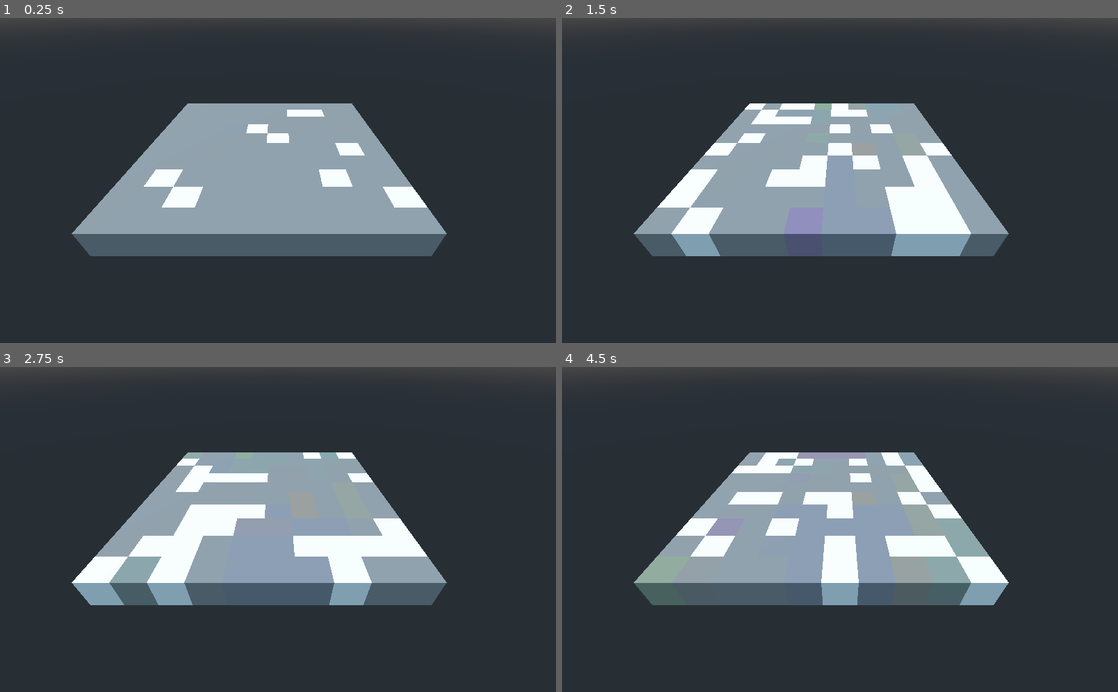
Above: before the commit, frames 1-4 (two rows, left to right).
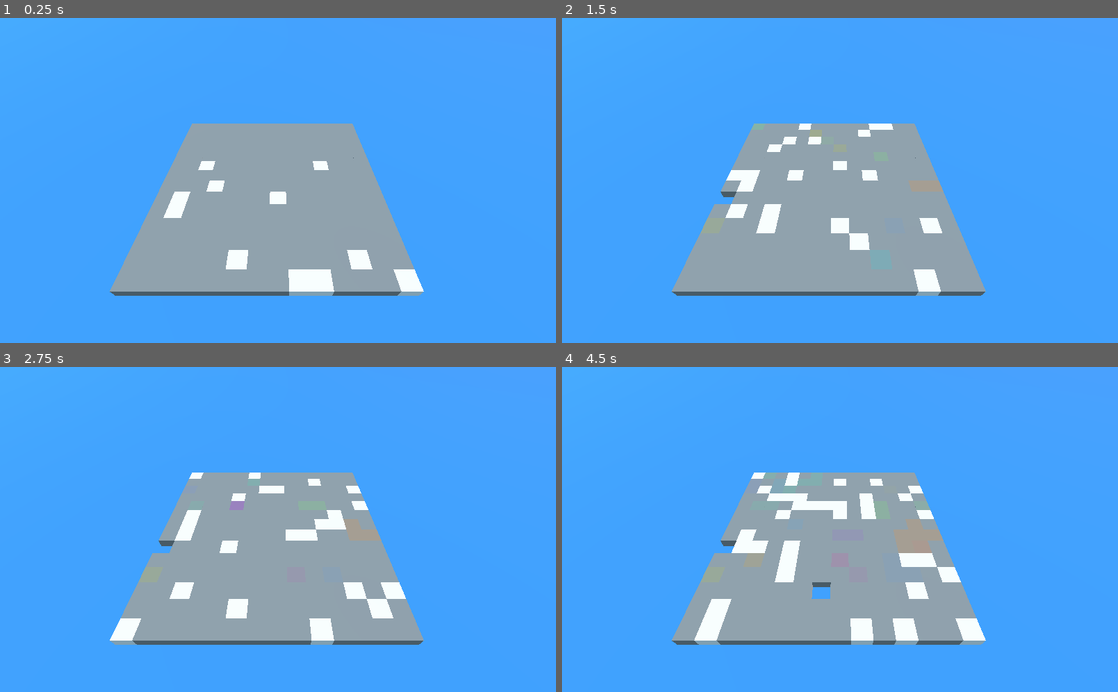
Above: after the commit, the same moments.

Repository: rmonthil-game-jams/scientific-game-jam-2021-team-amber
Game: Godot game, scene res://game/World.tscn
Two runs of this game, one before a commit and one after it. Both use one fixed random seed, a clock stepped at 60 frames per second and the inputs below.
Inputs (mouse positions are in pixels of both pictures, inside the frame that each line leads up to):
- Up to frame 1 (0.25 s): no input
- Up to frame 2 (1.5 s): move the mouse to (962, 164) at 0.52 s; click (962, 164) at 0.67 s; move the mouse to (728, 196) at 1.27 s; click (728, 196) at 1.42 s
- Up to frame 3 (2.75 s): move the mouse to (333, 458) at 2.02 s; click (333, 458) at 2.17 s
- Up to frame 4 (4.5 s): move the mouse to (812, 594) at 2.77 s; click (812, 594) at 2.92 s; move the mouse to (1006, 578) at 3.52 s; click (1006, 578) at 3.67 s; move the mouse to (673, 480) at 4.27 s; click (673, 480) at 4.42 s

The runs differ from the first frame. In frame 1, 89% of the frame differs, in the area x 0-100%, y 0-100%; in frame 2, 91%; in frame 3, 91%; in frame 4, 91%.

Commit message:
selecter and biome

Diff:
--- a/game/World.tscn
+++ b/game/World.tscn
@@ -1,15 +1,23 @@
-[gd_scene load_steps=3 format=2]
+[gd_scene load_steps=4 format=2]
 
 [ext_resource path="res://game/World.gd" type="Script" id=1]
 [ext_resource path="res://modules/simulation/Simulation.tscn" type="PackedScene" id=2]
+[ext_resource path="res://modules/selecter/Selecter.tscn" type="PackedScene" id=3]
 
 [node name="World" type="Spatial"]
 script = ExtResource( 1 )
 
 [node name="Simulation" parent="." instance=ExtResource( 2 )]
 
-[node name="Camera" type="Camera" parent="."]
-transform = Transform( 1, 0, 0, 0, 0.792811, 0.609467, 0, -0.609467, 0.792811, 0, 5.39807, 9.54501 )
+[node name="Pivot" type="Spatial" parent="."]
+transform = Transform( 1, 0, 0, 0, 0.707107, 0.707107, 0, -0.707107, 0.707107, 0, 0, 0 )
+
+[node name="Camera" type="Camera" parent="Pivot"]
+transform = Transform( 1, 0, 0, 0, 1, 0, 0, 0, 1, 0, 0, 16 )
+
+[node name="Selecter" parent="Pivot/Camera" instance=ExtResource( 3 )]
 
 [node name="DirectionalLight" type="DirectionalLight" parent="."]
 transform = Transform( -0.801421, 0, 0.598101, 0.416638, 0.717458, 0.558271, -0.429112, 0.696602, -0.574986, 0.971253, 3.60657, -4.57255 )
+[connection signal="preselected" from="Pivot/Camera/Selecter" to="Simulation" method="preswap_cell"]
+[connection signal="selected" from="Pivot/Camera/Selecter" to="Simulation" method="swap_cell"]
--- /dev/null
+++ b/modules/selecter/Selecter.gd
@@ -0,0 +1,24 @@
+extends RayCast
+
+signal preselected(i, j)
+signal selected(i, j)
+
+var current : Spatial = null
+
+func _input(event : InputEvent):
+	if event is InputEventMouseMotion:
+		var camera : Camera = get_viewport().get_camera()
+		look_at(camera.project_ray_origin(event.position) + camera.project_ray_normal(event.position), Vector3.UP)
+		force_raycast_update()
+		if is_colliding():
+			if get_collider().get_parent() != current:
+				current = get_collider().get_parent()
+				if Input.is_mouse_button_pressed(BUTTON_LEFT):
+					emit_signal("selected", current.I, current.J)
+				else:
+					emit_signal("preselected", current.I, current.J)
+	elif event is InputEventMouseButton:
+		if event.pressed and event.button_index == BUTTON_LEFT:
+			if is_colliding():
+				current = get_collider().get_parent()
+				emit_signal("selected", current.I, current.J)
--- /dev/null
+++ b/modules/selecter/Selecter.tscn
@@ -0,0 +1,9 @@
+[gd_scene load_steps=2 format=2]
+
+[ext_resource path="res://modules/selecter/Selecter.gd" type="Script" id=1]
+
+[node name="Selecter" type="RayCast"]
+cast_to = Vector3( 0, 0, -200 )
+collide_with_areas = true
+collide_with_bodies = false
+script = ExtResource( 1 )
--- a/modules/simulation/Simulation.gd
+++ b/modules/simulation/Simulation.gd
@@ -1,4 +1,20 @@
 extends Spatial
+
+func preswap_cell(i, j):
+	pass
+
+func swap_cell(i, j):
+	if $SimulationCore.state[i][j]["type"] == "water":
+		$SimulationCore.state[i][j]["type"] = "land"
+		$SimulationCore.state[i][j]["biome"] = "temperate"
+	else:
+		$SimulationCore.state[i][j]["type"] = "water"
+		$SimulationCore.state[i][j].erase("biome")
+		if $SimulationCore.state[i][j]["type"] == "tree":
+			$SimulationCore.state[i][j].erase("species")
+	$SimulationVisual.cells[i][j].state = $SimulationCore.state[i][j]
+
+# internal
 
 func _ready():
 	$SimulationVisual.generate_from_state($SimulationCore.state)
--- a/modules/simulation/SimulationCore.gd
+++ b/modules/simulation/SimulationCore.gd
@@ -2,14 +2,18 @@
 
 signal step(state)
 
-const WIDTH : int = 10
-const HEIGHT : int = 10
+const WIDTH : int = 14
+const HEIGHT : int = 14
 
-const GLOBAL_PROBABILITY_OF_DEATH : float = 0.1
+const GLOBAL_PROBABILITY_OF_DEATH : float = 0.05
 const GLOBAL_PROBABILITY_OF_REPLICATION : float = 0.5
 const GLOBAL_PROBABILITY_OF_MUTATION : float = 0.1
 
-const MUTATION_INTENSITY : float = 0.1
+const BIOME_SELECTIVITY_TEMPARATE : float = 4.0
+const BIOME_SELECTIVITY_HOT : float = 2.0
+const BIOME_SELECTIVITY_COLD : float = 2.0
+
+const MUTATION_INTENSITY : float = 0.2
 
 onready var state : Array = create_empty_state(WIDTH, HEIGHT)
 
@@ -78,10 +82,19 @@
 						state[i][j] = state[i+1][j].duplicate()
 						if random_mutation_number < get_cell_probability_of_mutation(state[i][j]):
 							mutate(state[i][j])
+	# signal
 	emit_signal("step", state)
 
 func get_cell_probability_of_death(tree_cell : Dictionary):
-	return GLOBAL_PROBABILITY_OF_DEATH # TODO: deal with biomes
+	var d : float = 1.0
+	match tree_cell["biome"]:
+		"temperate":
+			d = (BIOME_SELECTIVITY_TEMPARATE * (tree_cell["species"] - Vector3(0.0, 1.0, 0.0)).length() + 1.0) / (BIOME_SELECTIVITY_TEMPARATE + 1.0)
+		"hot":
+			d = (BIOME_SELECTIVITY_HOT * (tree_cell["species"] - Vector3(1.0, 0.0, 0.0)).length() + 1.0) / (BIOME_SELECTIVITY_HOT + 1.0)
+		"cold":
+			d = (BIOME_SELECTIVITY_COLD * (tree_cell["species"] - Vector3(0.0, 0.0, 1.0)).length() + 1.0) / (BIOME_SELECTIVITY_COLD + 1.0)
+	return GLOBAL_PROBABILITY_OF_DEATH * d
 
 func get_cell_probability_of_replication(tree_cell : Dictionary):
 	return GLOBAL_PROBABILITY_OF_REPLICATION
--- a/modules/simulation/SimulationVisual.gd
+++ b/modules/simulation/SimulationVisual.gd
@@ -1,4 +1,6 @@
 extends Spatial
+
+signal cell_selected(i, j)
 
 const DX : float = 1.0
 
@@ -8,8 +10,8 @@
 
 func generate_from_state(state : Array):
 	# clean
-	for child in get_children():
-		child.queue_free()
+	for cell in $Cells.get_children():
+		cell.queue_free()
 	# init
 	width = state.size()
 	height = state[0].size()
@@ -20,9 +22,12 @@
 		for j in range(height):
 			# create cell
 			cells[i].append(preload("res://modules/simulation/SimulationVisualCell.tscn").instance())
-			add_child(cells[i][j])
+			$Cells.add_child(cells[i][j])
 			# set cell parameters
 			cells[i][j].translation = Vector3((i - width/2) * DX, 0.0, (j - height/2) + DX)
+			cells[i][j].I = i
+			cells[i][j].J = j
+			# set state
 			cells[i][j].state = state[i][j].duplicate()
 
 func update_to_state(state : Array):
--- a/modules/simulation/SimulationVisual.tscn
+++ b/modules/simulation/SimulationVisual.tscn
@@ -1,6 +1,19 @@
-[gd_scene load_steps=2 format=2]
+[gd_scene load_steps=4 format=2]
 
 [ext_resource path="res://modules/simulation/SimulationVisual.gd" type="Script" id=1]
 
+[sub_resource type="SpatialMaterial" id=2]
+albedo_color = Color( 0.243137, 0.576471, 0.905882, 1 )
+
+[sub_resource type="PlaneMesh" id=1]
+material = SubResource( 2 )
+size = Vector2( 400, 400 )
+
 [node name="SimulationVisual" type="Spatial"]
 script = ExtResource( 1 )
+
+[node name="Cells" type="Spatial" parent="."]
+
+[node name="Water" type="MeshInstance" parent="."]
+mesh = SubResource( 1 )
+material/0 = null
--- a/modules/simulation/SimulationVisualCell.gd
+++ b/modules/simulation/SimulationVisualCell.gd
@@ -1,4 +1,9 @@
 extends Spatial
+
+signal selected
+
+var I : int = -1
+var J : int = -1
 
 var state : Dictionary = {} setget _set_state
 
--- a/modules/simulation/SimulationVisualCell.tscn
+++ b/modules/simulation/SimulationVisualCell.tscn
@@ -1,17 +1,28 @@
-[gd_scene load_steps=4 format=2]
+[gd_scene load_steps=5 format=2]
 
 [ext_resource path="res://modules/simulation/SimulationVisualCell.gd" type="Script" id=1]
 
-[sub_resource type="SpatialMaterial" id=2]
+[sub_resource type="SpatialMaterial" id=1]
 resource_local_to_scene = true
 
-[sub_resource type="CubeMesh" id=1]
+[sub_resource type="CubeMesh" id=2]
 size = Vector3( 1, 1, 1 )
+
+[sub_resource type="BoxShape" id=3]
+extents = Vector3( 0.5, 0.5, 0.5 )
 
 [node name="SimulationVisualCell" type="Spatial"]
 script = ExtResource( 1 )
 
 [node name="MeshInstance" type="MeshInstance" parent="."]
-material_override = SubResource( 2 )
-mesh = SubResource( 1 )
+material_override = SubResource( 1 )
+mesh = SubResource( 2 )
 material/0 = null
+
+[node name="Area" type="Area" parent="."]
+input_ray_pickable = false
+monitoring = false
+collision_mask = 0
+
+[node name="CollisionShape" type="CollisionShape" parent="Area"]
+shape = SubResource( 3 )
